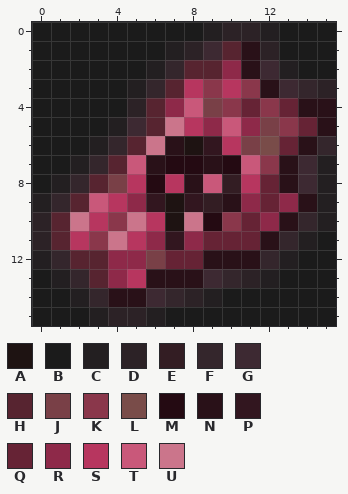
Pixel-art sprite, stored at Fabric/1.20.1/src/main/resources/assets/gedrite/textures/mob_effect/decay.png. The picture above was drawn from the file before the commit.
The file is 16x16 pixels. Pixels under 10% opacity are left out. Colours within 5 levels of each other are drawn and written as one.
Palette (. is transparent): A #1e1312  B #1b1b1b  C #231f21  D #2c2226  E #331d23  F #34262c  G #3d2932  H #572430  J #794047  K #8a374b  L #794c49  M #240a12  N #291118  P #32161f  Q #662335  R #8e2949  S #b7365f  T #c9587a  U #cb758b
And afterwards:
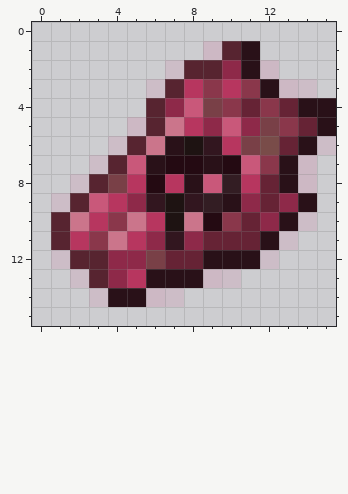
Difference:
Colour F changes from #34262c to #cf578e23.
Colour G changes from #3d2932 to #cf578e2e.
Colour B is gone in row 0 at x 0 to 8 and 13 to 15; in row 1 at x 0 to 6 and 13 to 15; in row 2 at x 0 to 5 and 14 to 15; in rows 3 to 4 at x 0 to 4; in row 5 at x 0 to 3; in row 6 at x 0 to 2.
Colour B is gone in row 7 at x 0 to 1; in row 8 at x 0; in row 11 at x 15; in row 12 at x 14 to 15; in row 13 at x 0 and 13 to 15; in row 14 at x 0 to 1 and 10 to 15.
Colour B is gone in row 15 at x 0 to 2 and 7 to 15.
Colour C is gone in row 0 at x 9 and 12; in row 1 at x 7; in row 2 at x 6 and 13; in row 3 at x 5; in row 5 at x 4; in row 6 at x 3.
Colour C is gone in row 7 at x 2 and 15; in row 8 at x 1 and 15; in row 9 at x 0 and 15; in row 10 at x 15; in row 11 at x 14; in row 12 at x 0 and 13.
Colour C is gone in row 13 at x 1 and 12; in row 14 at x 2 and 9; in row 15 at x 3 and 6.
Colour D is gone in row 0 at x 10 to 11; in row 1 at x 8 and 12; in row 3 at x 15; in row 4 at x 5; in rows 10 to 11 at x 0; in row 13 at x 11.
Colour D is gone in row 14 at x 8; in row 15 at x 4 to 5.
Pixel boxes of the changes (left, top, right, bottom) in both pictures:
changed: (32, 22, 336, 326)
